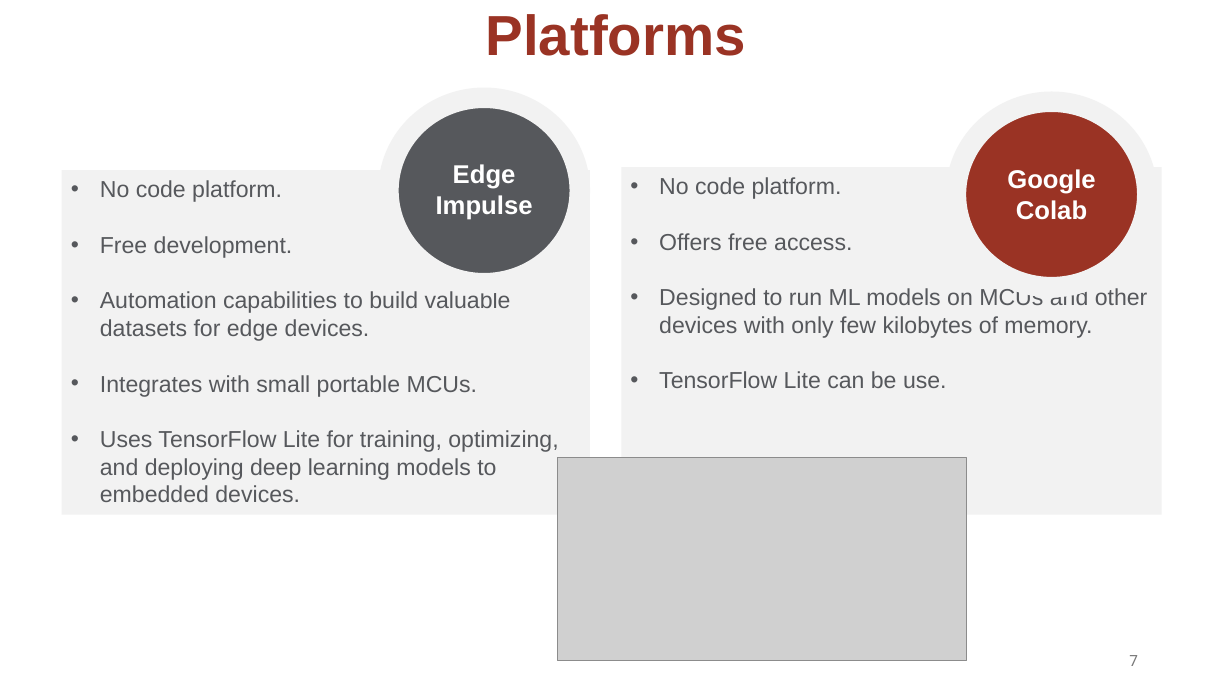
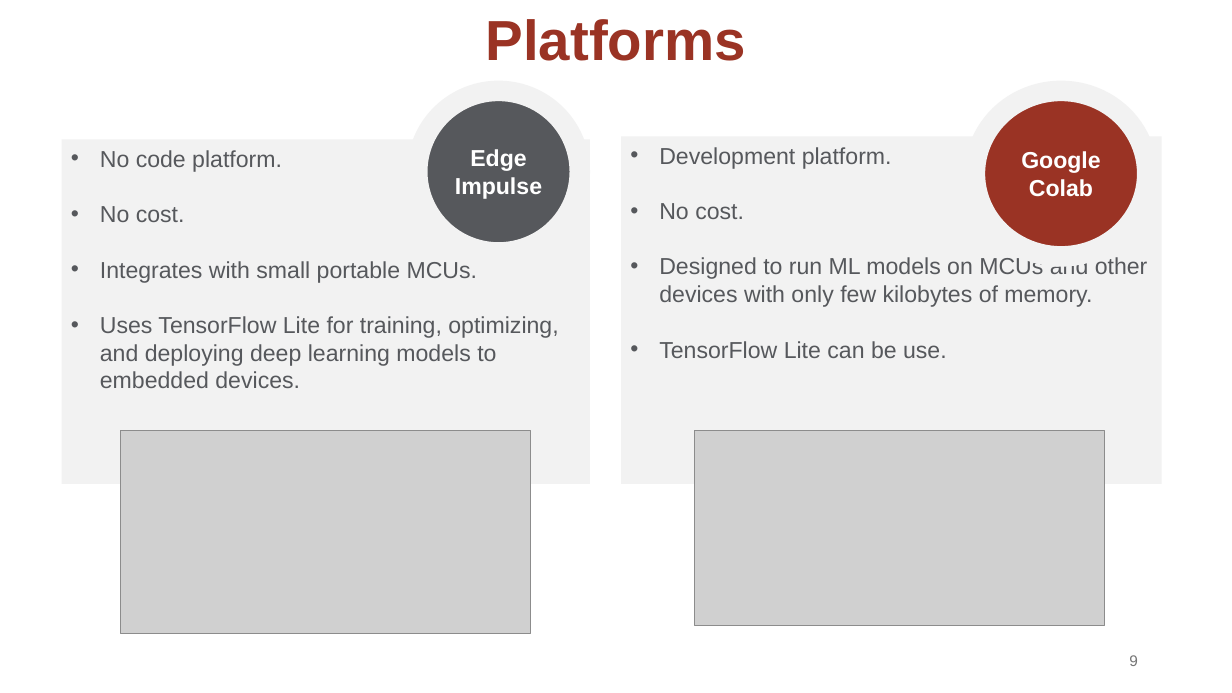
Before and after one commit to osduarte/TESE-MEIC-2324, a slide deck: slide 9 of Relatório intermédio/Apresentação intermédia da TESE_v3.pptx (slide 7 before the commit). Drawn at 1232x693 pixels with LibreOffice and Linux fonts; fonts in the diff are those of the drawing; grey boxes stand for pictures. Boxes give left, top, right and bottom in pixels: in the first picture for what was removed or moved away, otherwise in the second. Text is boxed around its words. In the diff, an @@ line names an element or a change of style, - is before the commit and + after.

```diff
--- a/Relatório intermédio/Apresentação intermédia da TESE_v3.pptx
+++ b/Relatório intermédio/Apresentação intermédia da TESE_v3.pptx
@@ title "Platforms": place and size @@
-title "Platforms" at (486,14,746,56)
+title "Platforms" at (486,19,746,61)
@@ ellipse: place and size @@
-ellipse at (388,98,579,284)
+ellipse at (418,91,580,252)
@@ ellipse: place and size @@
-ellipse at (957,102,1148,287)
+ellipse at (975,91,1148,256)
@@ rectangle "No code platform.": place and size @@
-rectangle "No code platform." at (62,170,591,515)
+rectangle "No code platform." at (62,140,591,484)
@@ text "Edge": place and size @@
-text "Edge" at (436,164,533,220)
+text "Edge" at (455,149,542,199)
@@ text "Edge" at (455,149,542,199): size 20 to 18 pt @@
@@ rectangle "Development platform.": place and size @@
-rectangle "Development platform." at (621,167,1162,515)
+rectangle "Development platform." at (621,137,1162,484)
@@ text in rectangle at (659,147,892,219): text changed @@
-• No code platform.
-• Offers free access.
+• Development platform.
+• No cost.
@@ text "Google" at (1021,151,1100,197): size 20 to 18 pt @@
@@ text "Google": place and size @@
-text "Google" at (1007,169,1095,220)
+text "Google" at (1021,151,1100,197)
@@ text in rectangle at (100,206,185,222): text changed @@
-• Free development.
-• Automation capabilities to build valuable datasets for edge devices.
+• No cost.
@@ picture added at (121,431,531,634) @@
@@ picture added at (695,431,1104,627) @@
@@ picture removed at (557,457,967,661) @@
@@ page number at (1129,655,1138,666): text changed; font Roboto to Arial; text colour #797979 to #757575 @@
-7
+9
```
Also in this commit, not shown: 14 other slides changed, 4 slides added, 1 slide removed, 3 other files.
